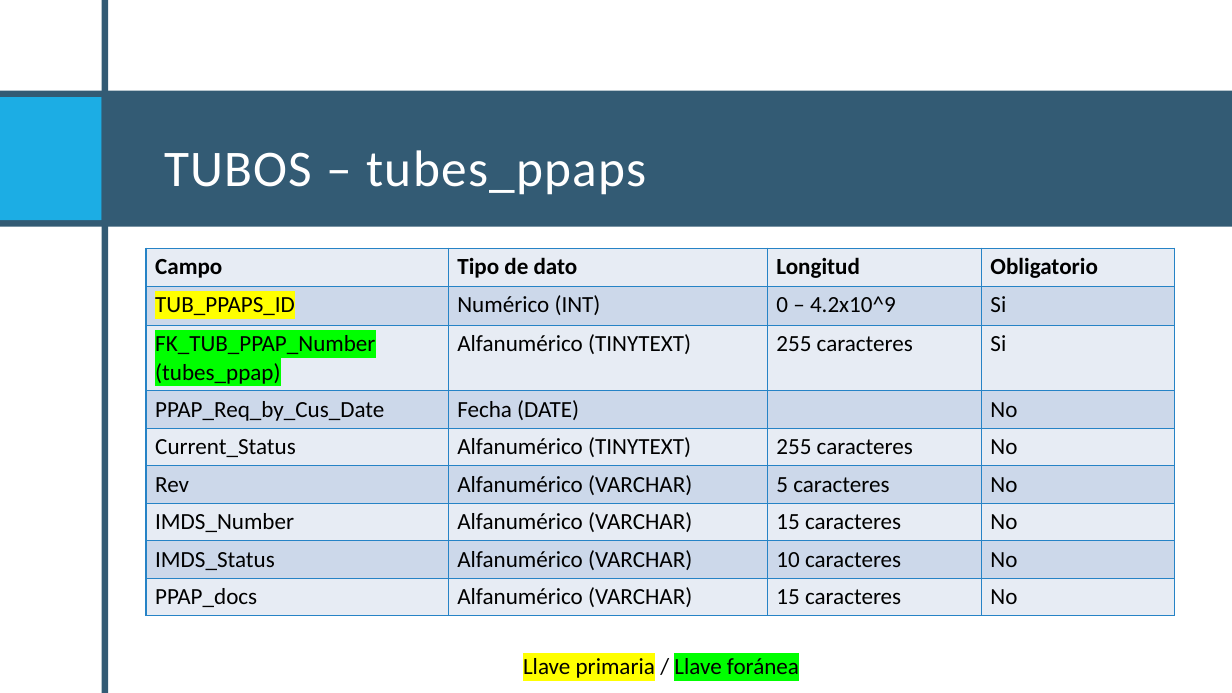
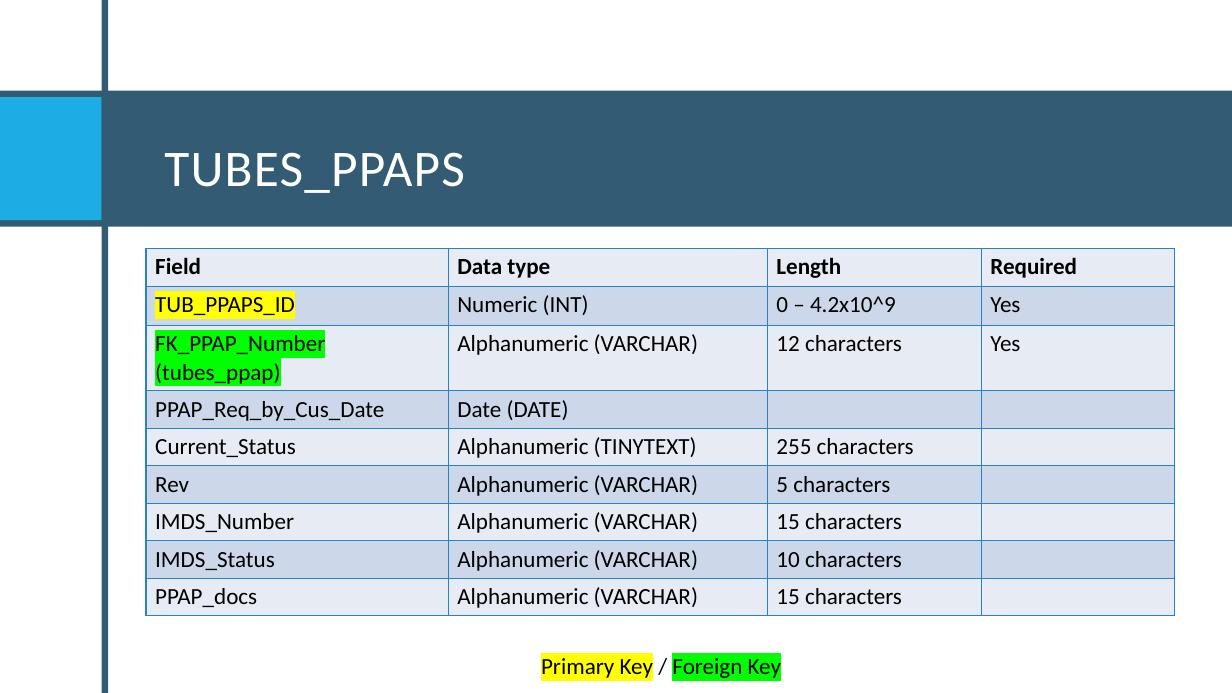
Before and after one commit to Santiago-004/proyecto, a slide deck: slide 18 of Proyecto Final.pptx (slide 24 before the commit). Drawn at 1232x693 pixels with LibreOffice and Linux fonts; fonts in the diff are those of the drawing. Boxes give left, top, right and bottom in pixels: in the first picture for what was removed or moved away, otherwise in the second. Text is boxed around its words. In the diff, an @@ line names an element or a change of style, - is before the commit and + after.

```diff
--- a/Proyecto Final.pptx
+++ b/Proyecto Final.pptx
@@ title at (164,152,465,193): text changed @@
-TUBOS – tubes_ppaps
+TUBES_PPAPS
@@ table at (146,249,1175,612) @@
-row 1: Campo | Tipo de dato | Longitud | Obligatorio
+row 1: Field | Data type | Length | Required
-row 2, column 2: Numérico (INT)
+row 2, column 2: Numeric (INT)
-row 2, column 4: Si
+row 2, column 4: Yes
-row 3: FK_TUB_PPAP_Number / (tubes_ppap) | Alfanumérico (TINYTEXT) | 255 caracteres | Si
+row 3: FK_PPAP_Number / (tubes_ppap) | Alphanumeric (VARCHAR) | 12 characters | Yes
-row 4, column 2: Fecha (DATE)
+row 4, column 2: Date (DATE)
-row 4, column 4: No
+row 4, column 4: 
-row 5: Current_Status | Alfanumérico (TINYTEXT) | 255 caracteres | No
+row 5: Current_Status | Alphanumeric (TINYTEXT) | 255 characters | 
-row 6: Rev | Alfanumérico (VARCHAR) | 5 caracteres | No
+row 6: Rev | Alphanumeric (VARCHAR) | 5 characters | 
-row 7: IMDS_Number | Alfanumérico (VARCHAR) | 15 caracteres | No
+row 7: IMDS_Number | Alphanumeric (VARCHAR) | 15 characters | 
-row 8: IMDS_Status | Alfanumérico (VARCHAR) | 10 caracteres | No
+row 8: IMDS_Status | Alphanumeric (VARCHAR) | 10 characters | 
-row 9: PPAP_docs | Alfanumérico (VARCHAR) | 15 caracteres | No
+row 9: PPAP_docs | Alphanumeric (VARCHAR) | 15 characters | 
@@ text at (541,658,781,678): text changed @@
-Llave primaria / Llave foránea
+Primary Key / Foreign Key
```
Also in this commit, not shown: 17 other slides changed, 13 slides added, 22 slides removed.
